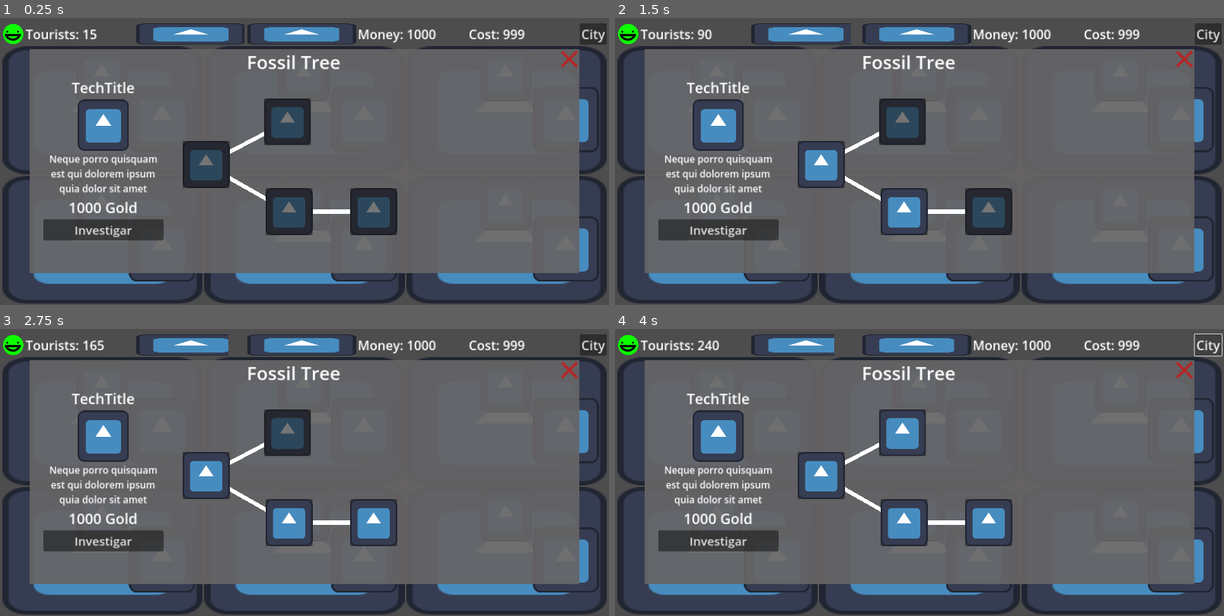
Above: before the commit, frames 1-4 (two rows, left to right).
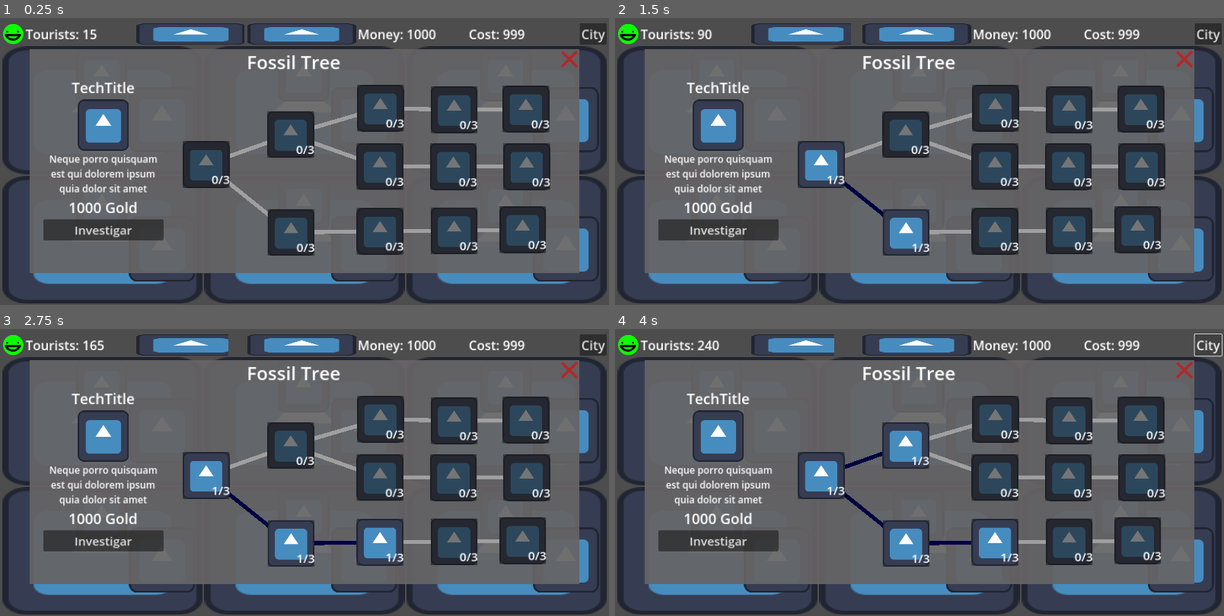
Above: after the commit, the same moments.

Repository: daniel-macias/energy-game
Game: Godot game, scene res://scenes/game.tscn
Two runs of this game, one before a commit and one after it. Both use one fixed random seed, a clock stepped at 60 frames per second and the inputs below. The engine's default icon, where the game draws it, is replaced by a stand-in: a white triangle on a blue panel in a dark square.
Inputs (mouse positions are in pixels of both pictures, inside the frame that each line leads up to; where the layout moved, square brackets give the same spot in the first picture):
- Up to frame 1 (0.25 s): no input
- Up to frame 2 (1.5 s): click (822, 164) at 0.5 s; click (907, 233) [901, 210] at 1.25 s
- Up to frame 3 (2.75 s): click (377, 541) [371, 521] at 2 s
- Up to frame 4 (4 s): click (907, 446) [901, 432] at 2.75 s; click "City" at 3.5 s

The runs differ from the first frame. In frame 1, 15% of the frame differs, in the area x 34-91%, y 23-83%; in frame 2, 15%; in frame 3, 15%; in frame 4, 15%.

Commit message:
added skill level and disabled children

Diff:
--- a/scenes/game.tscn
+++ b/scenes/game.tscn
@@ -214,34 +214,133 @@
 layout_mode = 0
 anchors_preset = 0
 anchor_bottom = 0.0
-offset_left = 207.0
-offset_top = 118.0
-offset_right = 324.0
-offset_bottom = 235.0
-grow_horizontal = 1
-grow_vertical = 1
+offset_left = 212.0
+offset_top = 170.0
+offset_right = 329.0
+offset_bottom = 287.0
+grow_horizontal = 1
+grow_vertical = 1
+disabled = true
 
 [node name="Skill4" parent="FossilTree/VBoxContainer/Menu/Tree/Skill/Skill2" instance=ExtResource("6_ph5yp")]
 layout_mode = 0
 anchors_preset = 0
 anchor_bottom = 0.0
+offset_left = 222.0
+offset_top = -3.0
+offset_right = 339.0
+offset_bottom = 114.0
+grow_horizontal = 1
+grow_vertical = 1
+disabled = true
+
+[node name="Skill4" parent="FossilTree/VBoxContainer/Menu/Tree/Skill/Skill2/Skill4" instance=ExtResource("6_ph5yp")]
+layout_mode = 0
+anchors_preset = 0
+anchor_bottom = 0.0
+offset_left = 185.0
+offset_top = -1.0
+offset_right = 302.0
+offset_bottom = 116.0
+grow_horizontal = 1
+grow_vertical = 1
+disabled = true
+
+[node name="Skill4" parent="FossilTree/VBoxContainer/Menu/Tree/Skill/Skill2/Skill4/Skill4" instance=ExtResource("6_ph5yp")]
+layout_mode = 0
+anchors_preset = 0
+anchor_bottom = 0.0
+offset_left = 171.0
+offset_top = -3.0
+offset_right = 288.0
+offset_bottom = 114.0
+grow_horizontal = 1
+grow_vertical = 1
+disabled = true
+
+[node name="Skill3" parent="FossilTree/VBoxContainer/Menu/Tree/Skill" instance=ExtResource("6_ph5yp")]
+layout_mode = 0
+anchors_preset = 0
+anchor_bottom = 0.0
 offset_left = 211.0
+offset_top = -75.0
+offset_right = 328.0
+offset_bottom = 42.0
+grow_horizontal = 1
+grow_vertical = 1
+disabled = true
+
+[node name="Skill3" parent="FossilTree/VBoxContainer/Menu/Tree/Skill/Skill3" instance=ExtResource("6_ph5yp")]
+layout_mode = 0
+anchors_preset = 0
+anchor_bottom = 0.0
+offset_left = 224.0
+offset_top = -66.0
+offset_right = 341.0
+offset_bottom = 51.0
+grow_horizontal = 1
+grow_vertical = 1
+disabled = true
+
+[node name="Skill3" parent="FossilTree/VBoxContainer/Menu/Tree/Skill/Skill3/Skill3" instance=ExtResource("6_ph5yp")]
+layout_mode = 0
+anchors_preset = 0
+anchor_bottom = 0.0
+offset_left = 184.0
+offset_top = 4.0
+offset_right = 301.0
+offset_bottom = 121.0
+grow_horizontal = 1
+grow_vertical = 1
+disabled = true
+
+[node name="Skill3" parent="FossilTree/VBoxContainer/Menu/Tree/Skill/Skill3/Skill3/Skill3" instance=ExtResource("6_ph5yp")]
+layout_mode = 0
+anchors_preset = 0
+anchor_bottom = 0.0
+offset_left = 179.0
+offset_top = -2.0
+offset_right = 296.0
+offset_bottom = 115.0
+grow_horizontal = 1
+grow_vertical = 1
+disabled = true
+
+[node name="Skill4" parent="FossilTree/VBoxContainer/Menu/Tree/Skill/Skill3" instance=ExtResource("6_ph5yp")]
+layout_mode = 0
+anchors_preset = 0
+anchor_bottom = 0.0
+offset_left = 223.0
+offset_top = 80.0
+offset_right = 340.0
+offset_bottom = 197.0
+grow_horizontal = 1
+grow_vertical = 1
+disabled = true
+
+[node name="Skill3" parent="FossilTree/VBoxContainer/Menu/Tree/Skill/Skill3/Skill4" instance=ExtResource("6_ph5yp")]
+layout_mode = 0
+anchors_preset = 0
+anchor_bottom = 0.0
+offset_left = 183.0
 offset_top = 0.0
-offset_right = 328.0
-offset_bottom = 117.0
-grow_horizontal = 1
-grow_vertical = 1
-
-[node name="Skill3" parent="FossilTree/VBoxContainer/Menu/Tree/Skill" instance=ExtResource("6_ph5yp")]
-layout_mode = 0
-anchors_preset = 0
-anchor_bottom = 0.0
-offset_left = 203.0
-offset_top = -107.0
-offset_right = 320.0
-offset_bottom = 10.0
-grow_horizontal = 1
-grow_vertical = 1
+offset_right = 300.0
+offset_bottom = 118.0
+grow_horizontal = 1
+grow_vertical = 1
+disabled = true
+
+[node name="Skill3" parent="FossilTree/VBoxContainer/Menu/Tree/Skill/Skill3/Skill4/Skill3" instance=ExtResource("6_ph5yp")]
+layout_mode = 0
+anchors_preset = 0
+anchor_bottom = 0.0
+offset_left = 183.0
+offset_top = 0.0
+offset_right = 300.0
+offset_bottom = 118.0
+grow_horizontal = 1
+grow_vertical = 1
+disabled = true
 
 [node name="PanelContainer" type="PanelContainer" parent="."]
 visible = false
--- a/scenes/skill.tscn
+++ b/scenes/skill.tscn
@@ -26,5 +26,27 @@
 
 [node name="Line2D" type="Line2D" parent="."]
 top_level = true
+default_color = Color(0.621524, 0.621524, 0.621524, 1)
+
+[node name="MarginContainer" type="MarginContainer" parent="."]
+layout_mode = 1
+anchors_preset = 7
+anchor_left = 0.5
+anchor_top = 1.0
+anchor_right = 0.5
+anchor_bottom = 1.0
+offset_left = -59.0
+offset_top = -117.0
+offset_right = 59.0
+grow_horizontal = 2
+grow_vertical = 0
+
+[node name="Label" type="Label" parent="MarginContainer"]
+layout_mode = 2
+size_flags_vertical = 8
+theme_override_font_sizes/font_size = 30
+text = "0/3"
+horizontal_alignment = 2
+vertical_alignment = 2
 
 [connection signal="pressed" from="." to="." method="_on_pressed"]
--- a/scripts/skill_button.gd
+++ b/scripts/skill_button.gd
@@ -3,6 +3,13 @@
 
 @onready var panel = $Panel
 @onready var line_2d = $Line2D
+@onready var label = $MarginContainer/Label
+
+var level : int = 0:
+	set(value):
+		level = value
+		label.text = str(level) + "/3"
+
 # Called when the node enters the scene tree for the first time.
 func _ready():
 	# Wait until the layout is ready to calculate positions
@@ -25,5 +32,11 @@
 
 
 func _on_pressed():
-	print("ljdsa")
+	line_2d.default_color = Color(0,0,0.25)
 	panel.show_behind_parent = true
+
+	level = min(level+1, 3)
+	var skills = get_children()
+	for skill in skills:
+		if skill is SkillNode and level == 1:
+			skill.disabled = false
